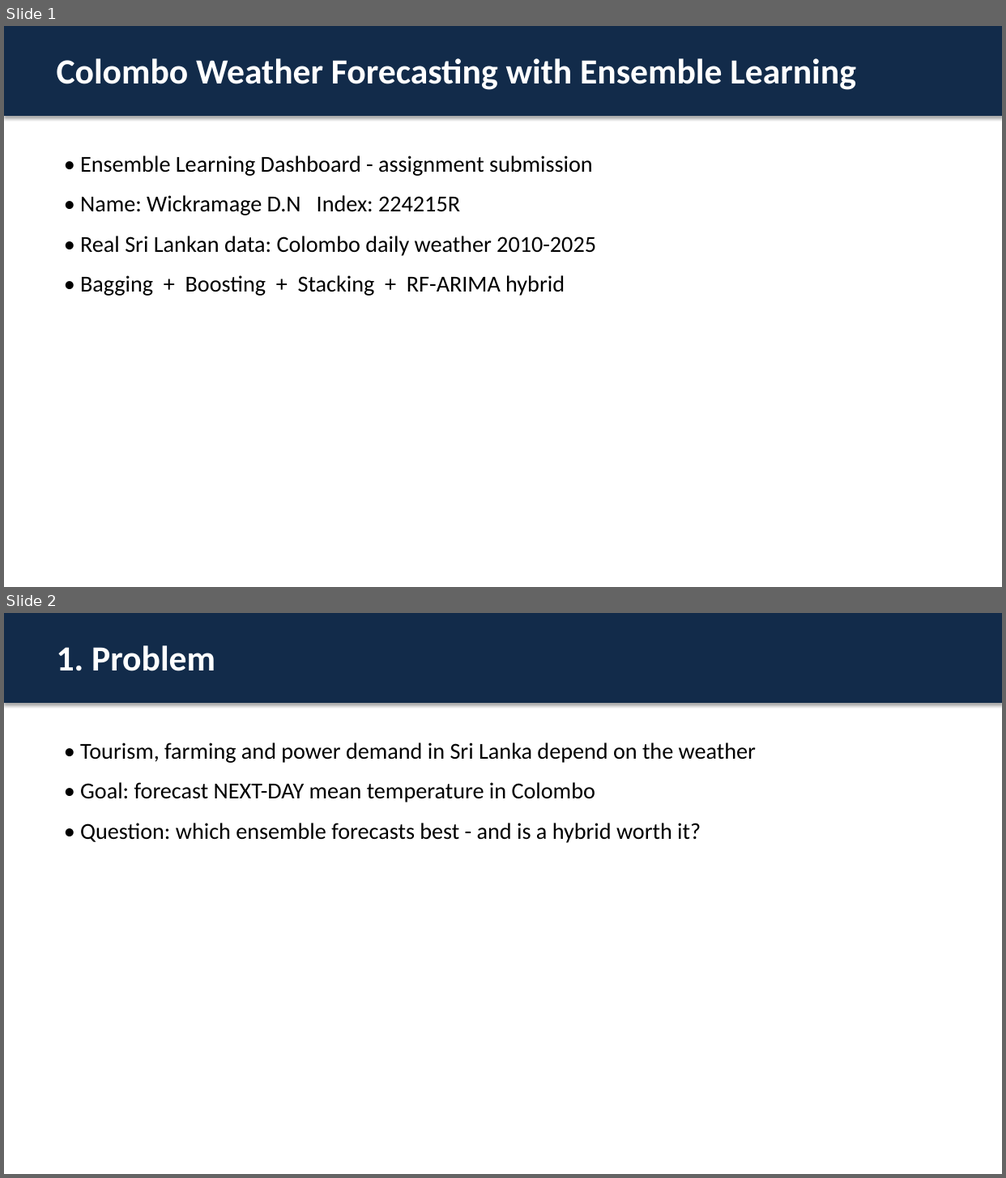
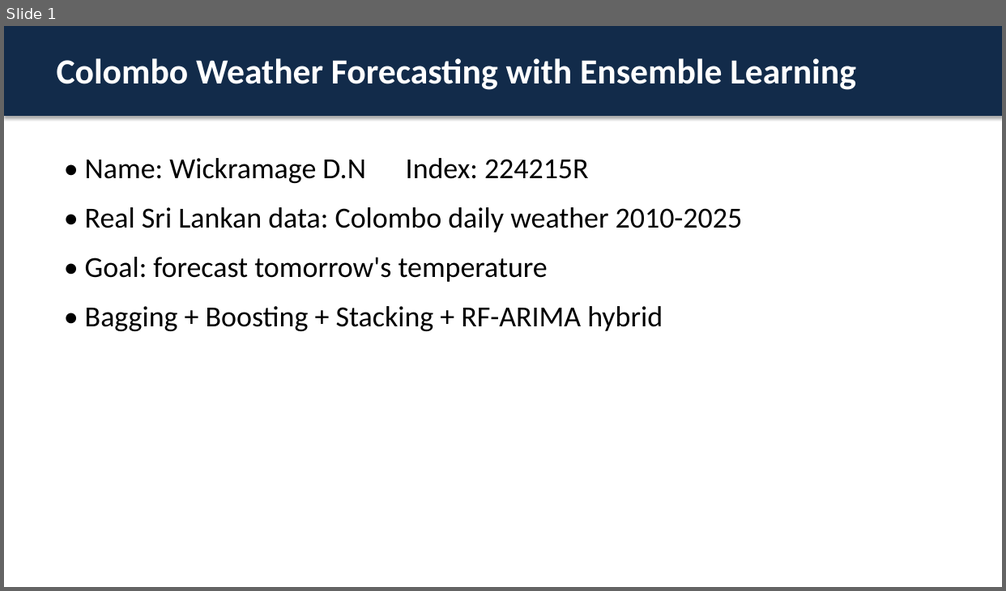
Before and after one commit to Dimashi2002/ensemble-learning-dashboard-lk, a slide deck: slides/Presentation.pptx. Shown one above the other, each under a label of ours: slides 1 and 2 before the commit, slide 1 after it. The pictures are 1006x1178 and 1006x591 pixels, drawn with LibreOffice and Linux fonts; fonts in the diff are those of the drawing. Boxes give left, top, right and bottom in pixels: in the first picture for what was removed or moved away, otherwise in the second. Text is boxed around its words. In the diff, an @@ line names an element or a change of style, - is before the commit and + after.

```diff
--- a/slides/Presentation.pptx
+++ b/slides/Presentation.pptx
@@ slide 2 removed at [4,613,1002,1174], background #FFFFFF @@
@@ rectangle removed at [4,613,1002,703] @@
@@ text removed at [57,645,215,671] @@
-1. Problem
@@ text removed at [80,743,756,843] @@
-• Tourism, farming and power demand in Sri Lanka depend on the weather
-• Goal: forecast NEXT-DAY mean temperature in Colombo
-• Question: which ensemble forecasts best - and is a hybrid worth it?
@@ slide 1 changed as well @@
@@ text at [80,156,593,176]: paragraph removed @@
-• Ensemble Learning Dashboard - assignment submission
@@ text at [85,158,742,331]: size 22 to 28 pt in "• Name: Wickramage D.N Index: 224215R", "• Real Sri Lankan data: Colombo daily ...", "• Bagging + Boosting + Stacking + ..."; more space between paragraphs @@
@@ text at [85,257,548,282]: paragraph added @@
+• Goal: forecast tomorrow's temperature
```
Also in this commit, not shown: 4 other slides changed, 2 other slides removed, 2 other files.
